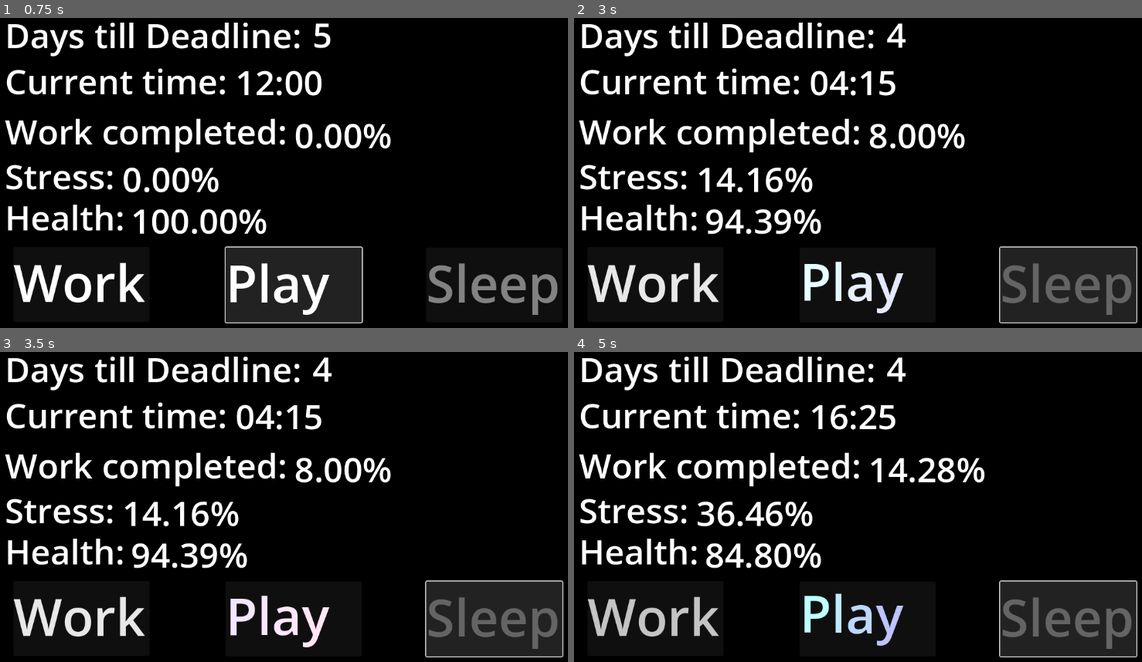
Above: before the commit, frames 1-4 (two rows, left to right).
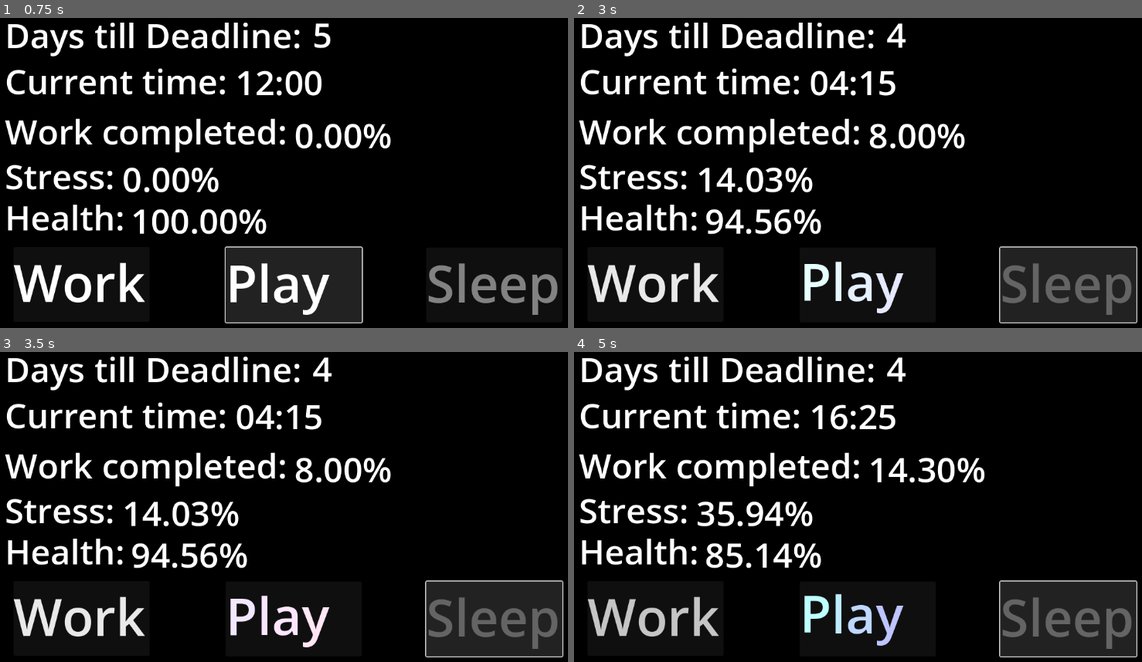
Above: after the commit, the same moments.

Repository: rschlegeTH/EPWS2526PritzkauSchlegel
Game: Godot game, scene res://main_scene.tscn
Same seed, same stepped clock (60 frames per second), same inputs: the game is played once before the commit and once after it.
Inputs:
- Up to frame 1 (0.75 s): click "[playEffect]Play[/playEffect]" at 0.5 s
- Up to frame 2 (3 s): click "[playEffect]Play[/playEffect]" at 1.25 s; click "[workEffect]Work[/workEffect]" at 2 s; click "[sleepEffect]Sleep[/sleepEffe…" at 2.75 s
- Up to frame 3 (3.5 s): no input
- Up to frame 4 (5 s): click "[workEffect]Work[/workEffect]" at 3.5 s; click "[sleepEffect]Sleep[/sleepEffe…" at 4.25 s

Frame 1 is identical in both runs. In frame 2, 0.5% of the frame differs, in the area x 30-39%, y 48-70%; in frame 3, 0.5%; in frame 4, 1.1%, in the area x 25-68%, y 34-91%.

Commit message:
Debug_mode

Diff:
--- a/Development/new-game-project/project.godot
+++ b/Development/new-game-project/project.godot
@@ -15,6 +15,14 @@
 config/features=PackedStringArray("4.5", "Mobile")
 config/icon="res://icon.svg"
 
+[input]
+
+debug_pause={
+"deadzone": 0.2,
+"events": [Object(InputEventKey,"resource_local_to_scene":false,"resource_name":"","device":-1,"window_id":0,"alt_pressed":false,"shift_pressed":false,"ctrl_pressed":false,"meta_pressed":false,"pressed":false,"keycode":0,"physical_keycode":80,"key_label":0,"unicode":112,"location":0,"echo":false,"script":null)
+]
+}
+
 [rendering]
 
 renderer/rendering_method="mobile"
--- a/Development/new-game-project/scritps/variable_manager.gd
+++ b/Development/new-game-project/scritps/variable_manager.gd
@@ -14,7 +14,7 @@
 @export var productivityScale: Curve ## Kurve welche den relativen Einfluss auf completion darstellt
 
 # Zeit für die Uhrzeit
-const  MINUTETICK: int = 5
+const  MINUTETICK: int = 5 ## Dauer eines GameTicks in Minuten, also "Wie viele Minuten soll ich diesen Tick den Timer erhöhen?"
 @export_group("Zeit", "time")
 @export var totalGameTicks: int = 0 ## Die Anzahl der gesammt verstrichenden Game Ticks
 @export var time_Hour:int = 0 ## Der Stundenanteil der Uhrzeit.
@@ -24,15 +24,12 @@
 const DEADLINE: int = 6 ## Wert, welchen dead erreichen muss, um die deadline auszulösen
 
 # Zeit muss gezeitet werden
-
+var debug_mode := false
 # Parameter zur Kalkulation der Zeit seit Schlaf
 @export_range(0, 288) var ticksSinceSleep: int = 0 ## Die vergangenen Ticks, seit der letzten Nutzung des Schlafbuttons.
-#Sonstige Variablen
-const SDIV: float = 100 ## standerdDivider, wird für Beeinflussung der Rechnungeng verwendet und beeinflusst das Kurvenverhalten.
+#ALT Sonstige Variablen
+#const SDIV: float = 100 ## standerdDivider, wird für Beeinflussung der Rechnungeng verwendet und beeinflusst das Kurvenverhalten.
 
-# Called when the node enters the scene tree for the first time.
-func _ready() -> void:
-	pass
 
 # Anpassen, weil g_mod < 1 und clamp immer auf 1 setzt
 ## Führt die Kalkulation des Gesundheitswertes aus.
@@ -44,8 +41,8 @@
 	ticksSinceSleepPortion = g_modTicksSinceSleep.sample(ticksSinceSleep/(48.0*60.0/MINUTETICK)) # Berechnet den Anteil von ticksSinceSleep auf g_mod. Begrenzt auf maximal 48 stunden
 	stessPortion = g_modStress.sample(stress/100.0) # Berechnet den Anteil von stress auf g_mod
 
-	g_mod = -(ticksSinceSleepPortion + stessPortion - 1)
-	g_mod = clampf(g_mod, -1, 1) #Ist 1 ein guter Wert für einen Clamp?
+	g_mod = -(ticksSinceSleepPortion + stessPortion - 1) # Rechnung
+	g_mod = clampf(g_mod, -1, 1) # Clampen
 	gesundheit = clamp(gesundheit + g_mod, 0, 100)
 
 ## Führt die Kalkulation des Stresswertes aus
@@ -54,11 +51,11 @@
 	var deadPortion: float = 0.0 ## Der Anteil den dead auf s_mod hat
 	var gesundheitPortion: float = 0.0 ## Der Anteil den gesundheit auf s_mod hat
 
-	deadPortion = s_modDead.sample((100.0-completion) * (dead-1) / 500.0)
-	gesundheitPortion = s_modGesundheit.sample(1.0-gesundheit/100.0)
+	deadPortion = s_modDead.sample((100.0-completion) * (dead-1) / 500.0) # Kurvenwert entnehmen
+	gesundheitPortion = s_modGesundheit.sample(1.0-gesundheit/100.0) # Kurvenwert entnehmen
 
 	s_mod = deadPortion + gesundheitPortion - 1
-	#s_mod = (-gesundheit)/SDIV + ((-completion+100) * dead)/SDIV #deadline Wert(dead) beobachten
+	#s_mod = (-gesundheit)/SDIV + ((-completion+100) * dead)/SDIV #deadline Wer   t(dead) beobachten (SDIV = 100)
 	s_mod = clampf(s_mod, -1, 1) # s_mod darf sich nur zwischen -1 bis 1 befinden und wird auf diese Limitiert
 	stress = clamp(stress + s_mod, 0, 100) # Werte anwenden
 
@@ -104,7 +101,7 @@
 func work(time_spent:int = 4, standardIncrease: float = 2) -> void: # standardIncrease beschreibt wie viel prozent Arbeit der Spieler pro Stunde schafft
 	@warning_ignore("narrowing_conversion") addCompletion(time_spent * standardIncrease)
 	addStress(time_spent)
-	increase_Time(floor(time_spent * 60 / MINUTETICK))
+	@warning_ignore("integer_division") increase_Time(floor(time_spent * 60 / MINUTETICK))
 
 ## Schlafen, erhöht Gesundheitswert abhängig von der verbrauchten Zeit und verringert die Zeit um time_spent. standardIncrease beschreibt den Gesundheitsgewinn pro Stunde.
 func sleep(time_spent:int = 8, standardIncrease: float = 3.75 ) -> void:
@@ -112,7 +109,7 @@
 		print("not tired yet")
 		return
 	addGesundheit(time_spent * standardIncrease)
-	increase_Time(floor(time_spent * 60 / MINUTETICK))
+	@warning_ignore("integer_division") increase_Time(floor(time_spent * 60 / MINUTETICK))
 	if(time_spent < 6):
 		@warning_ignore("integer_division") ticksSinceSleep = (ticksSinceSleep/time_spent)
 	else:
@@ -122,14 +119,14 @@
 ## Wird bei drücken des "Play"-Buttons ausgeführt.
 func playGame(time_spent: int=4, standardIncrease: float = 1.5 ) -> void:
 	addStress(-(time_spent * standardIncrease))
-	increase_Time(floor(time_spent * 60 / MINUTETICK))
+	@warning_ignore("integer_division") increase_Time(floor(time_spent * 60 / MINUTETICK))
 
 ## Uhrzeit erhöhen um einen bestimmten Stundend-Wert, sollte keine Wert übergeben werden oder der Wert 0 sein, wird die Zeit um 5 min erhöht.
 func increase_Time(time_Inc:int = 0) -> void:
 	totalGameTicks = totalGameTicks + time_Inc
 	var totalMinutes: int = totalGameTicks * MINUTETICK
-	var totalHours: int = floor(totalMinutes / 60)
-	var totalDays: int = floor(totalHours / 24)
+	@warning_ignore("integer_division") var totalHours: int = floor(totalMinutes / 60) # 60 = dauer einer Stunde in Minuten
+	@warning_ignore("integer_division") var totalDays: int = floor(totalHours / 24) # 24 = dauer eines Tages in Stunden
 	time_Minutes = totalMinutes % 60
 	time_Hour = totalHours % 24
 	dead = clamp(1 + totalDays, 0, 6)
@@ -181,8 +178,9 @@
 	if(dead >= DEADLINE): #Deadline könnte um 23:55 getriggert werden, statt um 00:00
 		print("Deadline")
 		return
-	calcGes()
-	calcStress()
-	calcProductitvity()
-	increase_Time(1)
-	ticksSinceSleep = ticksSinceSleep + 1
+	if(!debug_mode):
+		increase_Time(1)
+
+func _input(event):
+	if event.is_action_pressed("debug_pause"):
+		debug_mode = !debug_mode
